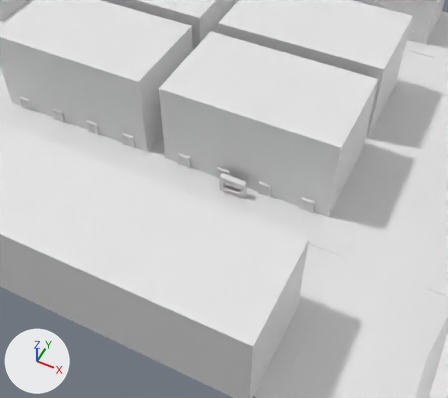
One commit to the Blender file LAG/Assets/Models/AllAssets-Copy.blend: the scene before it, then after it.
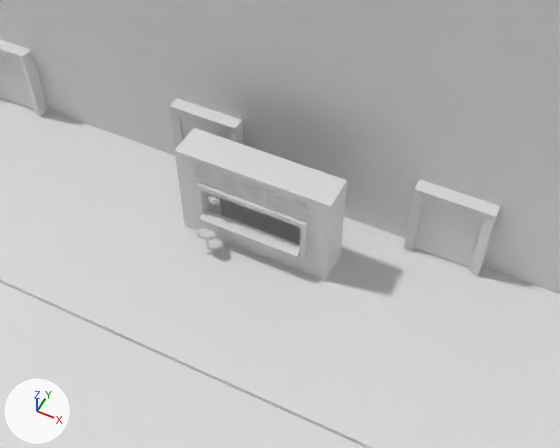
There are two pictures of each version: one from a 50 mm camera at (60.9, -110.5, 101.4) aimed at (20.5, -29.5, 0.3), one close up from a 50 mm camera at (30.5, -43.5, 22.6) aimed at (22.2, -26.9, 1.8). The axes (+X, +Y, +Z) are drawn at lower left. The lights are the same throughout. Materials are left out; every surface is plain grey.

The first close-up shows 'Base Building.029', 'Base Building.030', 'Base Building.037', 'NoodleBarBuilding', 'NoodleBarChair', 'NoodleBarLantern', 'NoodleBarText', 'Street'.
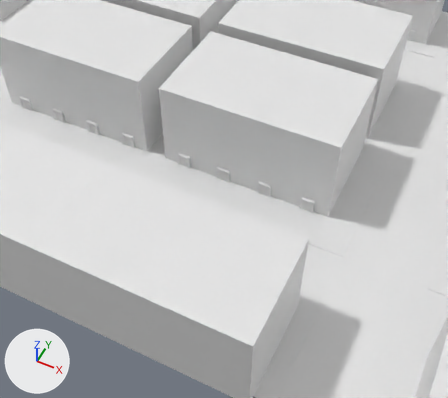
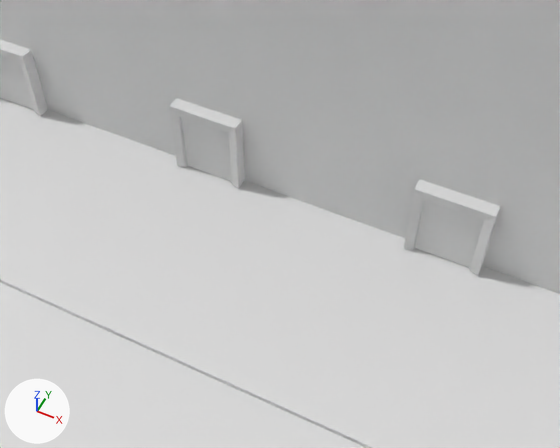
The change in detail:
Object 'NoodleBarBuilding' (ob_noodlebarbuilding) is deleted.
Object 'NoodleBarChair' (ob_noodlebarchair) is deleted.
Object 'NoodleBarLantern' (ob_noodlebarlantern) is deleted.
Object 'NoodleBarText' (ob_noodlebartext) is deleted.

Boxes (x1, y1, x2, y2) around the edits, measured in the close-ups (560 x 448 px):
'NoodleBarBuilding', deleted
    before: (174, 128, 347, 281)
'NoodleBarText', deleted
    before: (191, 163, 310, 221)
'NoodleBarChair', deleted
    before: (196, 228, 216, 254)
'NoodleBarLantern', deleted
    before: (208, 194, 220, 205)
